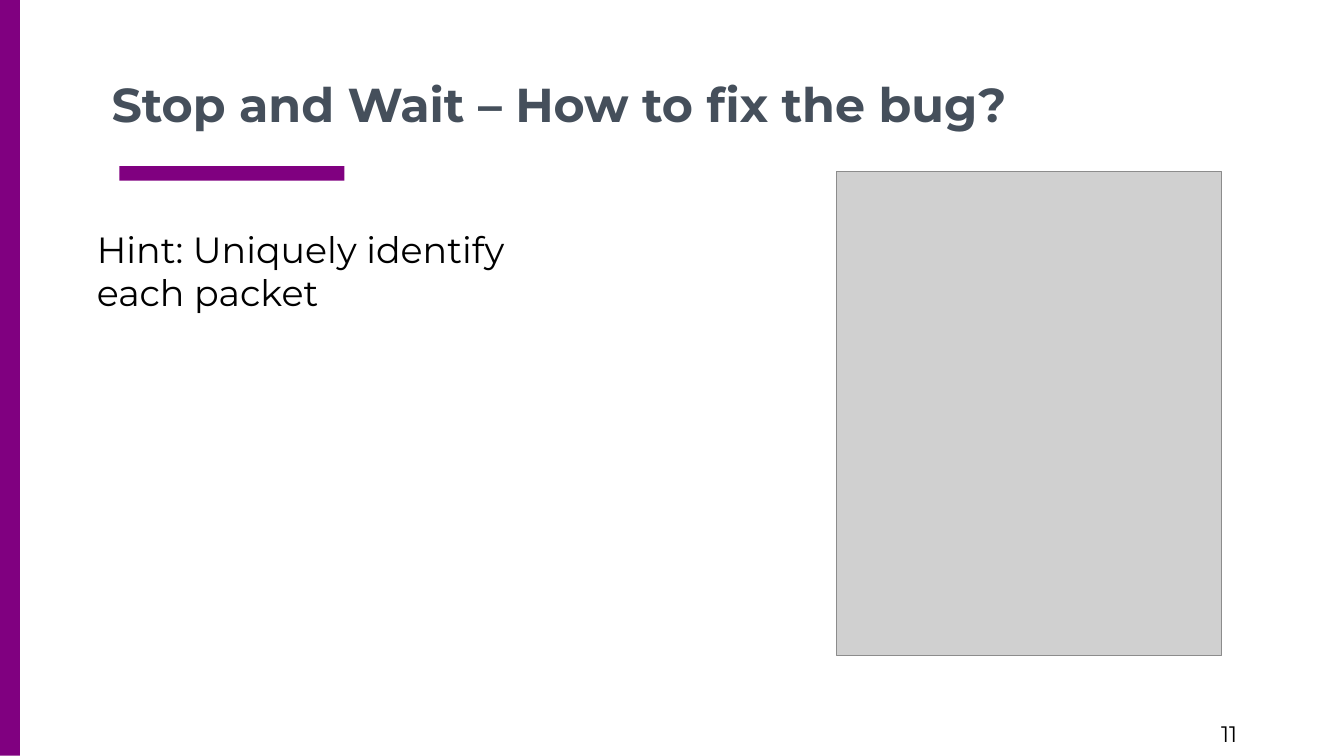
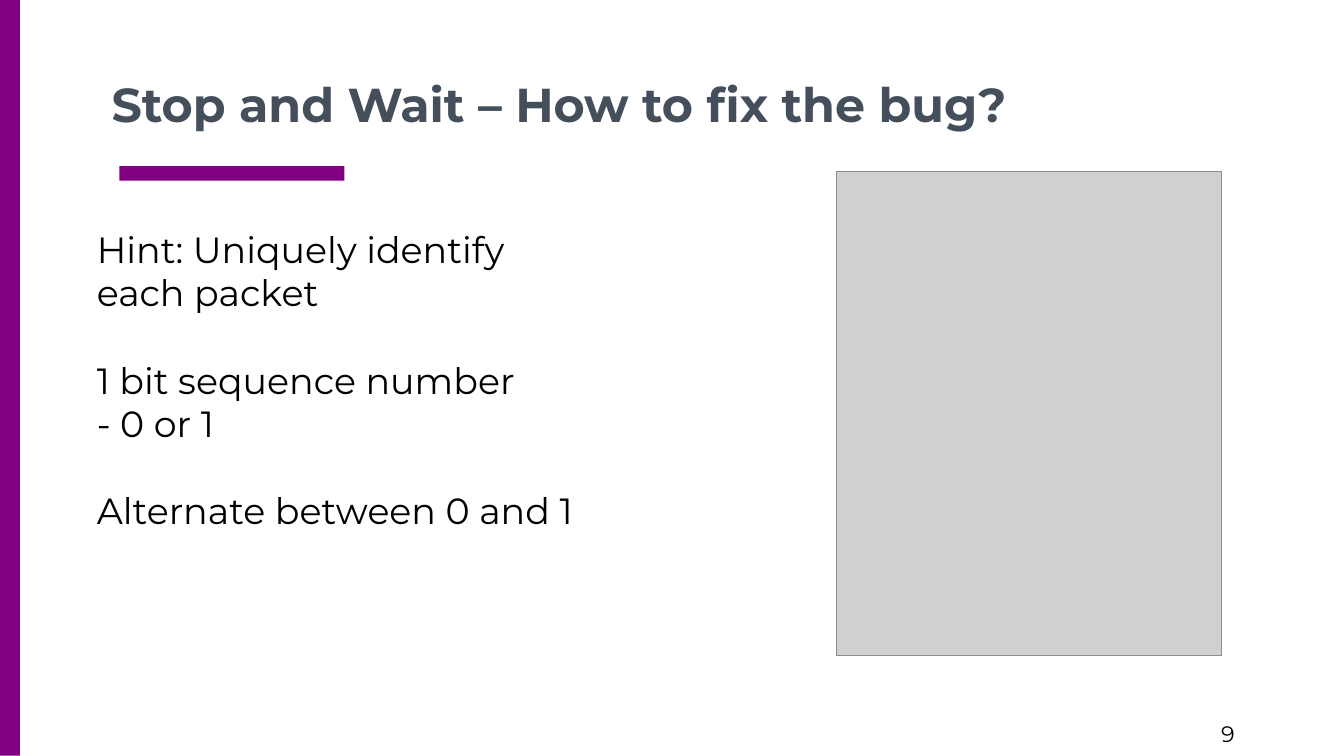
Before and after one commit to csc4200/csc4200.github.io, a slide deck: slide 9 of docs/lectures_source/class_slides-4.odp (slide 11 before the commit). Drawn at 1344x756 pixels with LibreOffice and Linux fonts; fonts in the diff are those of the drawing; grey boxes stand for pictures. Boxes give left, top, right and bottom in pixels: in the first picture for what was removed or moved away, otherwise in the second. Text is boxed around its words. In the diff, an @@ line names an element or a change of style, - is before the commit and + after.

```diff
--- a/docs/lectures_source/class_slides-4.odp
+++ b/docs/lectures_source/class_slides-4.odp
@@ text at (x1=97, y1=367, x2=573, y2=525): paragraphs added @@
+1 bit sequence number
+- 0 or 1
+Alternate between 0 and 1
@@ page number at (x1=1221, y1=726, x2=1235, y2=742): text changed @@
-11
+9
```
Also in this commit, not shown: 2 other slides changed, 4 slides added, 2 slides removed, 11 other files.
